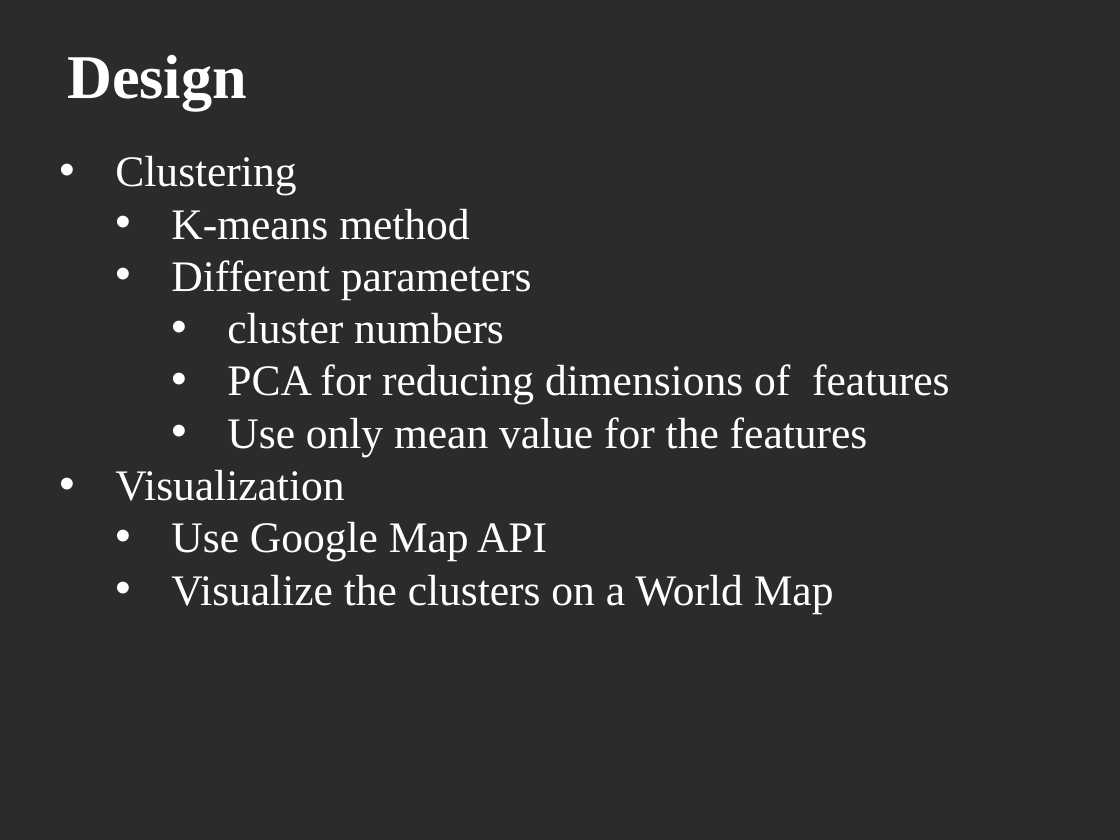
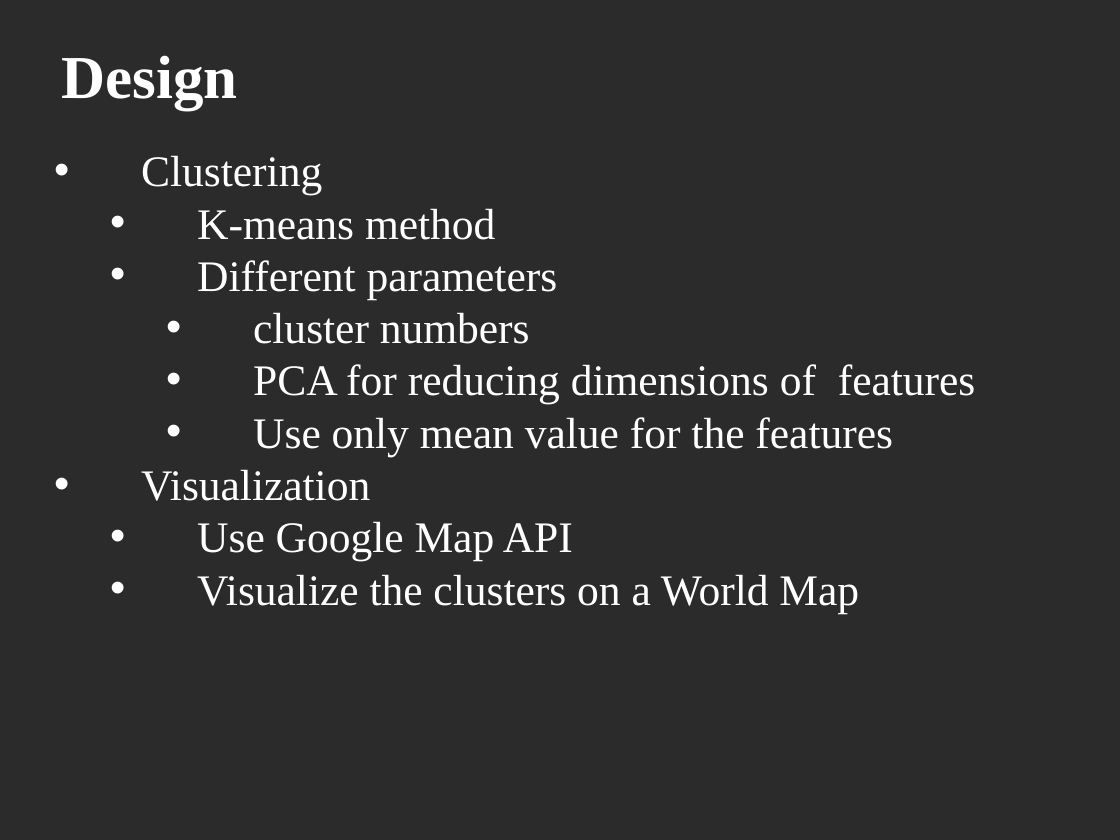
Before and after one commit to raynald/ETH_BBBigData, a slide deck: slide 5 of report/Milestone 2.pptx. Drawn at 1120x840 pixels with LibreOffice and Linux fonts; fonts in the diff are those of the drawing; background and template pictures are left out; a plain dark background stands for a picture behind light text. Boxes give left, top, right and bottom in pixels: in the first picture for what was removed or moved away, otherwise in the second. Text is boxed around its words. In the diff, an @@ line names an element or a change of style, - is before the commit and + after.

```diff
--- a/report/Milestone 2.pptx
+++ b/report/Milestone 2.pptx
@@ title "Design" at box(62, 55, 238, 110): size 40 to 39.2 pt @@
@@ text "Clustering" at box(141, 155, 976, 613): indent changed @@
```
Also in this commit, not shown: 6 other slides changed, 1 slide added, 1 slide removed.
